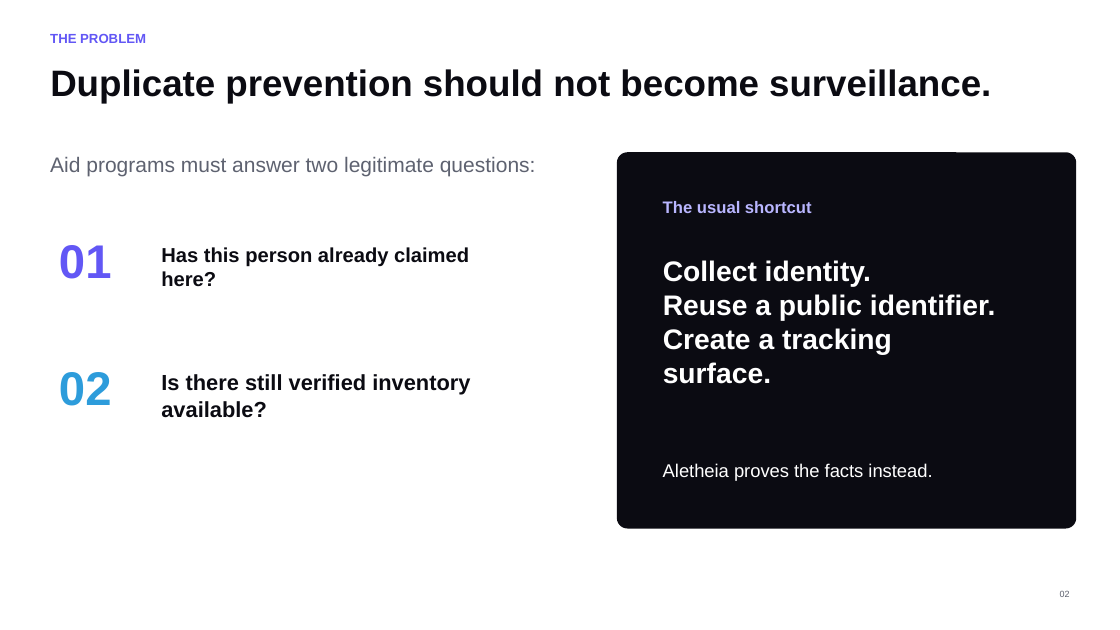
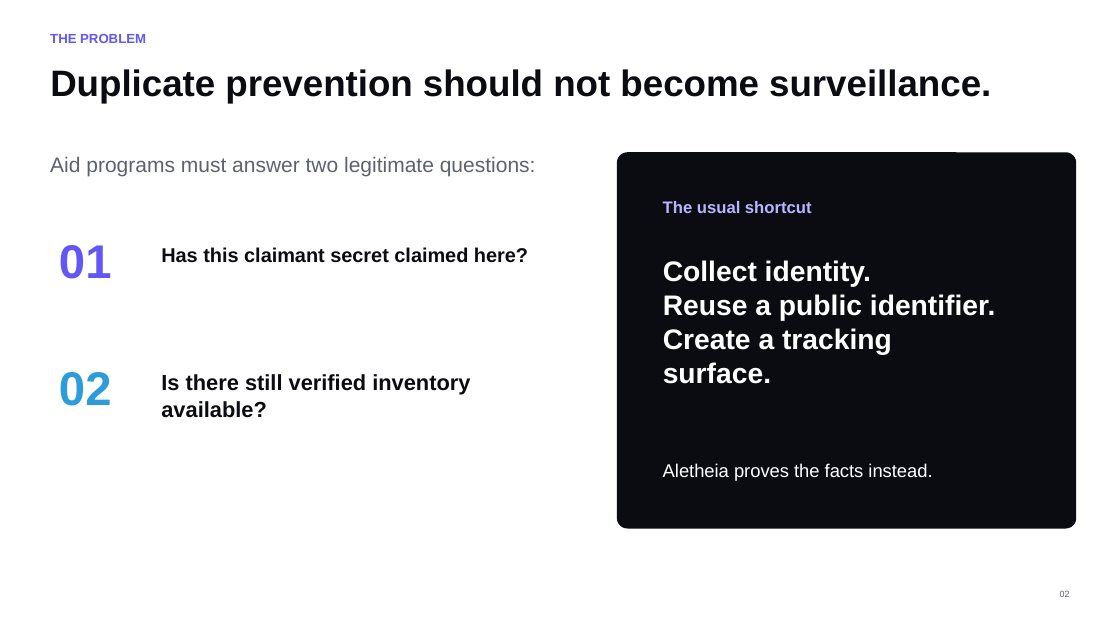
Before and after one commit to 0xNexuz/aletheia, a slide deck: slide 2 of submission/Aletheia_Midnight_Buildathon_Wave1.pptx. Drawn at 1120x630 pixels with LibreOffice and Linux fonts; fonts in the diff are those of the drawing. Boxes give left, top, right and bottom in pixels: in the first picture for what was removed or moved away, otherwise in the second. Text is boxed around its words. In the diff, an @@ line names an element or a change of style, - is before the commit and + after.

```diff
--- a/submission/Aletheia_Midnight_Buildathon_Wave1.pptx
+++ b/submission/Aletheia_Midnight_Buildathon_Wave1.pptx
@@ text at <box>161,247,528,263</box>: text changed; size 17.3 to 17.1 pt @@
-Has this person already claimed here?
+Has this claimant secret claimed here?
```
Also in this commit, not shown: 7 other slides changed, 16 other files.
